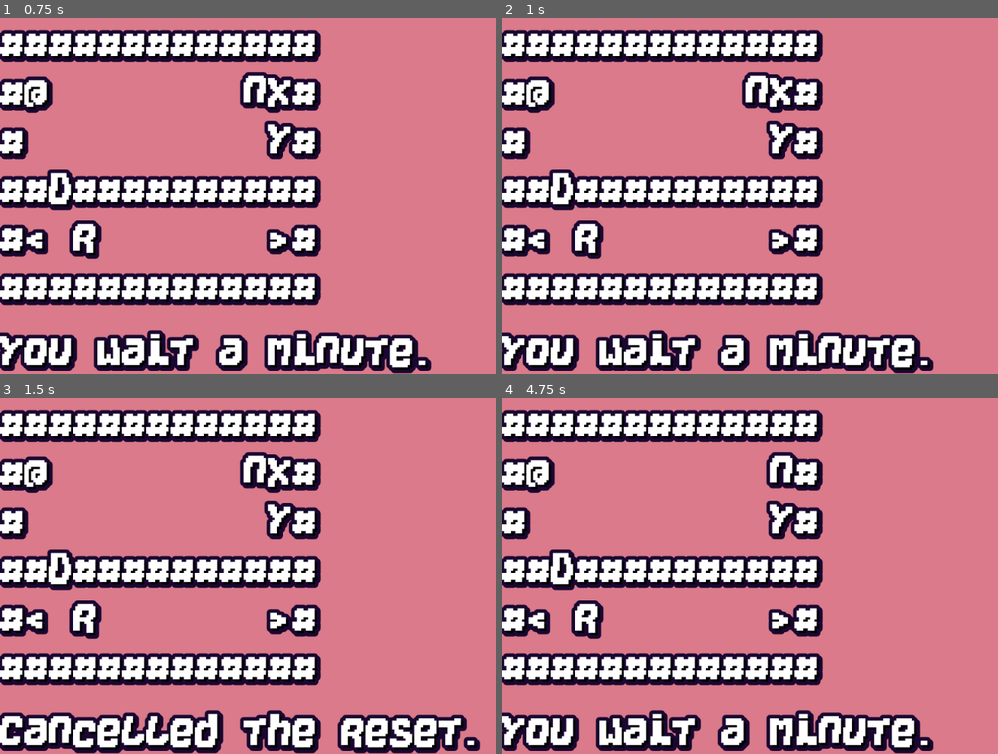
Above: before the commit, frames 1-4 (two rows, left to right).
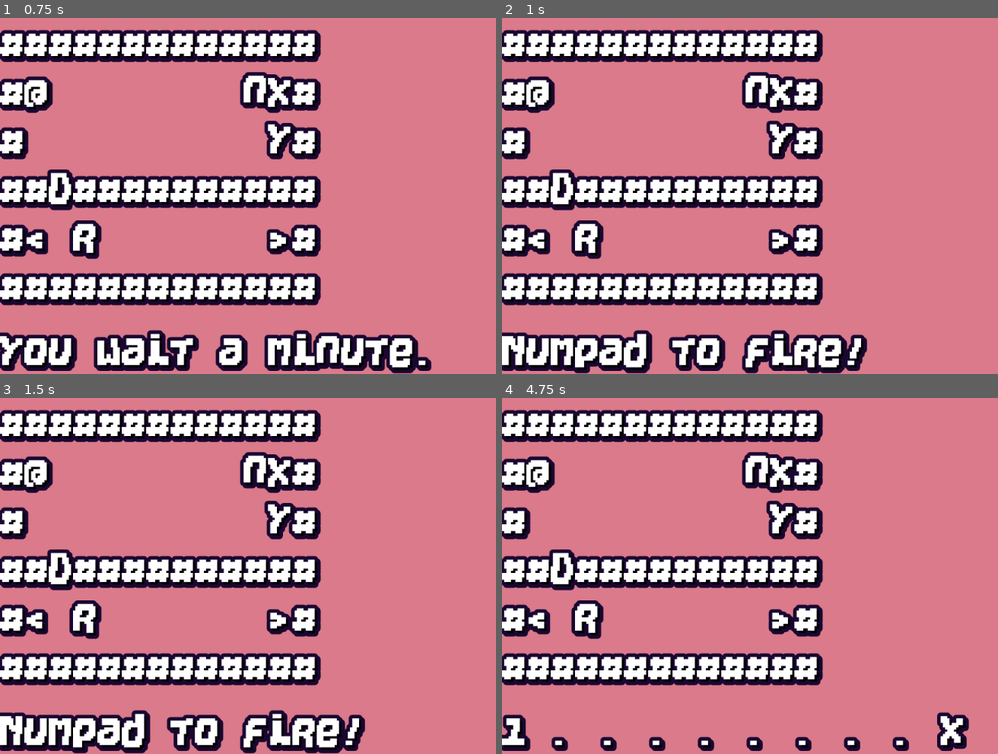
Above: after the commit, the same moments.

Repository: KaizNike/Defeating-User-Built-Dungeon
Game: Godot game, scene res://Main.tscn
The game is run twice, just before and just after one commit, with the same random seed, the same clock (stepped at 60 frames per second) and the same inputs.
Inputs (mouse positions are in pixels of both pictures, inside the frame that each line leads up to):
- Up to frame 1 (0.75 s): tap Enter at 0.5 s; move the mouse to (436, 178) at 0.52 s; hold Keypad 6 (fire_right, bound only after the commit) from 0.53 s (still down); hold . (wait) from 0.53 s (still down)
- Up to frame 2 (1 s): keep holding Keypad 6 (fire_right, bound only after the commit); keep holding . (wait); tap X (fire, bound only after the commit) at 0.8 s
- Up to frame 3 (1.5 s): tap R (reset) at 1.25 s; move the mouse to (183, 593) at 1.27 s; release Keypad 6 (fire_right, bound only after the commit) at 1.28 s; release . (wait) at 1.28 s; hold Keypad 2 (fire_down, bound only after the commit) from 1.28 s (still down); tap X (fire, bound only after the commit) at 1.35 s
- Up to frame 4 (4.75 s): tap . (wait) at 1.55, 3.05, 4.55 s; tap R (reset) every 0.75 s from 2 to 4.25 s; move the mouse to (869, 497) at 2.02 s; release Keypad 2 (fire_down, bound only after the commit) at 2.03 s; hold Keypad 6 (fire_right, bound only after the commit) 2.03-2.78 s; hold Z (use_scroll) 2.03-2.78 s; tap X (fire, bound only after the commit) at 2.3, 3.8, 4.35 s; move the mouse to (774, 647) at 2.77 s; hold Keypad 8 (fire_up, bound only after the commit) 2.78-3.53 s; tap V (version_display) at 2.85 s; move the mouse to (988, 629) at 3.52 s; hold . (wait) 3.53-4.28 s; hold Keypad 4 (fire_left, bound only after the commit) from 3.53 s (still down); move the mouse to (626, 522) at 4.27 s

Frame 1 is identical in both runs. In frame 2, 6.1% of the frame differs, in the area x 0-87%, y 87-100%; in frame 3, 6.4%; in frame 4, 8.8%, in the area x 0-95%, y 15-100%.

Commit message:
v0.10 Broken Arrow
Arrows break walls, instead of walls breaking arrows, comedic but unintended.

Diff:
--- a/Defeating User Built Dungeon/Main.gd
+++ b/Defeating User Built Dungeon/Main.gd
@@ -2,8 +2,8 @@
 extends Node
 
 # Major, Minor, Patch
-var version = [0, 9, 3, "-alpha"]
-# Lightning Scroll Targeting
+var version = [0,10, 0, "-alpha"]
+# The Broken Projectile Update
 
 # Future ideas - Friendly or neutral mobs, ghosts (spawn in reused rooms where player died), Pets
 
@@ -19,6 +19,7 @@
 var restarting = false
 var isDarkMode = false
 var pageSelect = false
+var firing = false
 var currentPageShown = 1
 var numOfPages = 0
 var notificationType = "status"
@@ -48,7 +49,7 @@
 var game_array = []
 
 # ">" - Down Stair*, "<" - Up Stair*, "Y" - Door Key*, "y" - Chest Key*, "D" - Door*, "K" - Skeleton Key*, "%" - Body*, "+" - Healing Potion*, "c" - Chest
-const INTERACTS = [">", "<", "Y", "y", "D", "K", "%", "+", "c"]
+const INTERACTS = [">", "<", "Y", "y", "D", "K", "%", "+", "c", "-"]
 # "#" - Wall*, "D" - Locked Door*, "X" - Old Wall*
 const COLLIDES = ["#", "D", "X"]
 # "r" - Rat*, "n" - DiNgo*, "k" - Kobold, "g" - Goblin, "L" - Lich, "@" - Player*, "x" - Crate*, "c" - Chest
@@ -59,10 +60,11 @@
 "Dingo": {"Speed": 3, "Turns": 2, "Loc": Vector2.ZERO, "HP": 1, "DMG": 2, "Char": "n", "Behav": "Hungry", "Inv": [], "bodyDesc": "dingo", "Relation": "Dingos"},
 "Crate": {"Speed": 0, "Turns": 0, "Loc": Vector2.ZERO, "HP": 3, "DMG": 0, "Char": "x", "Behav": "Still", "Inv": [], "bodyDesc": "crate", "Relation": "None"},
 "Goblin": {"Speed": 1, "Turns": 1, "Loc": Vector2.ZERO, "HP": 2, "DMG": 0, "Char": "g", "Behav": "HunterGather", "Inv": [], "bodyDesc": "goblin", "Relation": "Goblin"},
-"Kobold": {"Speed": 2, "Turns": 2, "Loc": Vector2.ZERO, "HP": 2, "DMG": 1, "Char": "k", "Behav": "Scavenger", "Inv": [], "bodyDesc": "kobold", "Relation": "Kobold"}
+"Kobold": {"Speed": 2, "Turns": 2, "Loc": Vector2.ZERO, "HP": 2, "DMG": 1, "Char": "k", "Behav": "Scavenger", "Inv": [], "bodyDesc": "kobold", "Relation": "Kobold"},
+"Arrow": {"Speed": 3, "Turns":2, "Loc": Vector2.ZERO, "DestLoc": Vector2.ZERO, "HP": 1, "DMG": 1, "Char": "-", "Behav": "Approaching", "Inv": [], "bodyDesc": "in flight", "Relation": "Projectile"}
 }
 
-const ENTITIES_HOSTILES = ["Rats", "Dingos", "Goblin", "Kobold"]
+const ENTITIES_HOSTILES = ["Rats", "Dingos", "Goblin", "Kobold", "Projectiles"]
 
 # "T" - Sword, "S" - Whip, "Z" - Scroll, "V" - Shovel (tunnel walls, 2 dmg), "B" - Bow (range 6, 1dmg), "E" - Trident
 const WEAPONS = ["T", "S", "Z", "V", "B", "E"]
@@ -190,6 +192,27 @@
 		waiting = false
 		_display_array(game_array)
 		_status_bar_update()
+		return
+	elif firing and event.is_pressed():
+		print("FIRE")
+		if Input.is_key_pressed(16777359):
+			_fireBow(player, 9)
+		if event.is_action_pressed("fire_up"):
+			_fireBow(player, 8)
+		if Input.is_key_pressed(16777357):
+			_fireBow(player, 7)
+		if event.is_action_pressed("fire_right"):
+			_fireBow(player, 6)
+		if Input.is_key_pressed(16777355):
+			_fireBow(player, 5)
+		if event.is_action_pressed("fire_left"):
+			_fireBow(player, 4)
+		if Input.is_key_pressed(16777353):
+			_fireBow(player, 3)
+		if event.is_action_pressed("fire_down"):
+			_fireBow(player, 2)
+		if Input.is_key_pressed(16777351):
+			_fireBow(player, 1)
 		return
 	elif event.is_action_pressed("paste") and OS.clipboard:
 		var take = OS.clipboard
@@ -299,6 +322,29 @@
 					statusLabel.text = "Lightning misses."
 					notiTimer.start()
 			scrollUse = ""
+	elif event.is_action_pressed("fire"):
+		firing = true
+		print(firing)
+		statusLabel.text = "Numpad to fire!"
+#			var targetActor = {}
+#			var closestDistance = 100
+#			var actorIndex = 0
+#			var finalActorIndex = 0
+#			for actor in actors:
+#				var skip = false
+#				for relation in ENTITIES_HOSTILES:
+#					if actor.Relation == relation:
+#						break
+#					else:
+#						skip = true
+#				if skip:
+#					continue
+#				var distance = get_distance(player.Loc, actor.Loc)
+#				if distance < closestDistance:
+#					targetActor = actor
+#					closestDistance = distance
+#					finalActorIndex = actorIndex
+#				actorIndex += 1
 	if not game_array:
 		if event.is_pressed():
 			var index = 0
@@ -669,6 +715,25 @@
 		print(player.Inv)
 		statusLabel.text = "Got a " + I.Type + " heal potion."
 		notiTimer.start()
+	elif type == "-":
+		var I = item.duplicate(true)
+		I.Char = "-"
+		I.Uses = 6
+		player.Inv.append(I)
+		statusLabel.text = "Found " + str(I.Uses) + " ammo!"
+		notiTimer.start()
+	elif type == "c":
+		var result = _find_and_use_item("y", player)
+		if result:
+			a[loc.y][loc.x] = " "
+			var I = item.duplicate(true)
+			I.Char = "B"
+			I.Uses = 12
+			I.Value = 2
+			I.Type = "Long"
+			player.Inv.append(I)
+			statusLabel.text = "Looted Bow! Fire with X!"
+			notiTimer.start()
 	elif type == "D":
 		var result = _find_and_use_item("Y", player)
 		if result:
@@ -740,6 +805,10 @@
 
 func _get_item_name(Char, Type) -> String:
 	match Char:
+		"-":
+			return Type + " Ammo"
+		"B":
+			return Type + " Bow"
 		"Y":
 			return Type + " Key"
 		"+":
@@ -1053,6 +1122,37 @@
 
 	return returnValue
 
+
+func _fireBow(Actor, Dir):
+	match Dir:
+		9:
+			Dir = Vector2(1,1)
+		8:
+			Dir = Vector2(0,1)
+		7:
+			Dir = Vector2(-1,1)
+		6:
+			Dir = Vector2(1,0)
+		5:
+			firing = false
+			return
+		4:
+			Dir = Vector2(-1,0)
+		3:
+			Dir = Vector2(1,-1)
+		2:
+			Dir = Vector2(0,-1)
+		1:
+			Dir = Vector2(-1,-1)
+	if _find_and_use_item("B", Actor) and _find_and_use_item("-", Actor):
+		var A = ENTITIES_DEFINES.Arrow.duplicate(true)
+		A.Loc = Actor.Loc + Dir
+		A.Dest = Dir * 100
+		game_array[A.Loc.y][A.Loc.x] = "-"
+		actors.append(A)
+		firing = false
+		_status_bar_update()
+
 func _on_NotificationTimer_timeout():
 	match notificationType:
 		"status":
--- a/Defeating User Built Dungeon/project.godot
+++ b/Defeating User Built Dungeon/project.godot
@@ -96,6 +96,31 @@
 "events": [ Object(InputEventKey,"resource_local_to_scene":false,"resource_name":"","device":0,"alt":false,"shift":false,"control":false,"meta":false,"command":false,"pressed":false,"scancode":16777217,"unicode":0,"echo":false,"script":null)
  ]
 }
+fire={
+"deadzone": 0.5,
+"events": [ Object(InputEventKey,"resource_local_to_scene":false,"resource_name":"","device":0,"alt":false,"shift":false,"control":false,"meta":false,"command":false,"pressed":false,"scancode":88,"unicode":0,"echo":false,"script":null)
+ ]
+}
+fire_up={
+"deadzone": 0.5,
+"events": [ Object(InputEventKey,"resource_local_to_scene":false,"resource_name":"","device":0,"alt":false,"shift":false,"control":false,"meta":false,"command":false,"pressed":false,"scancode":16777358,"unicode":0,"echo":false,"script":null)
+ ]
+}
+fire_right={
+"deadzone": 0.5,
+"events": [ Object(InputEventKey,"resource_local_to_scene":false,"resource_name":"","device":0,"alt":false,"shift":false,"control":false,"meta":false,"command":false,"pressed":false,"scancode":16777356,"unicode":0,"echo":false,"script":null)
+ ]
+}
+fire_left={
+"deadzone": 0.5,
+"events": [ Object(InputEventKey,"resource_local_to_scene":false,"resource_name":"","device":0,"alt":false,"shift":false,"control":false,"meta":false,"command":false,"pressed":false,"scancode":16777354,"unicode":0,"echo":false,"script":null)
+ ]
+}
+fire_down={
+"deadzone": 0.5,
+"events": [ Object(InputEventKey,"resource_local_to_scene":false,"resource_name":"","device":0,"alt":false,"shift":false,"control":false,"meta":false,"command":false,"pressed":false,"scancode":16777352,"unicode":0,"echo":false,"script":null)
+ ]
+}
 
 [physics]
 
